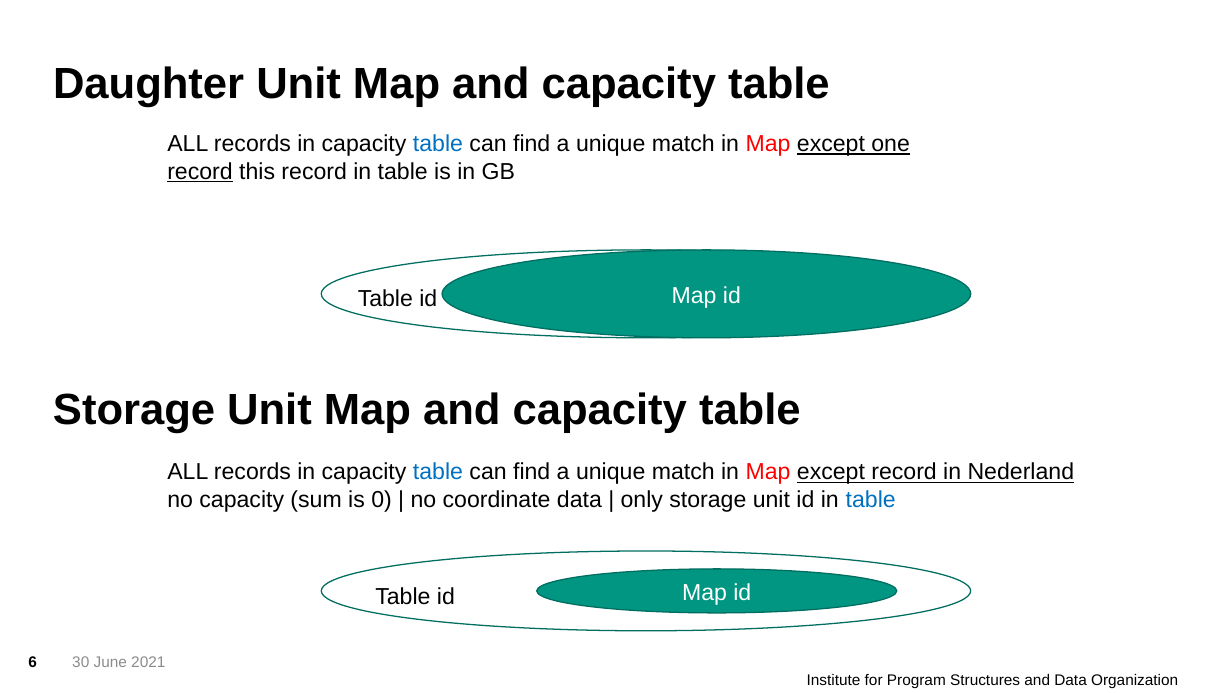
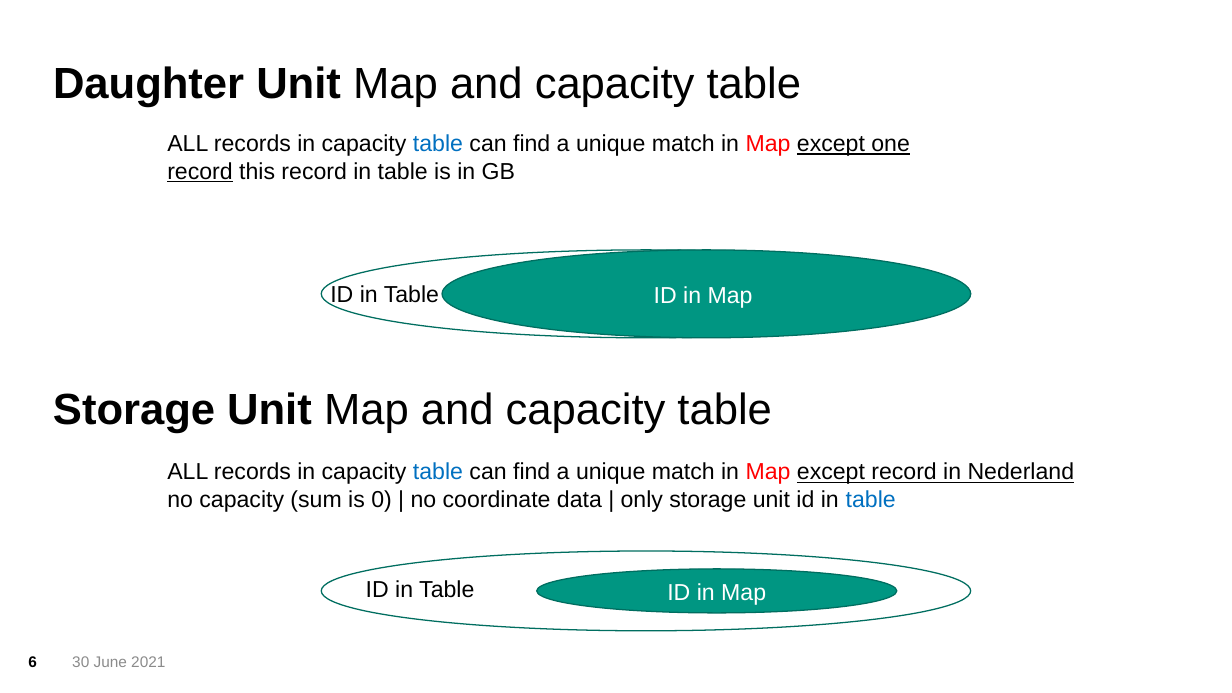
Before and after one commit to ericzhou571/Co2Storage, a slide deck: slide 6 of CO2Storage.pptx. Drawn at 1232x693 pixels with LibreOffice and Linux fonts; fonts in the diff are those of the drawing; background and template pictures are left out. Boxes give left, top, right and bottom in pixels: in the first picture for what was removed or moved away, otherwise in the second. Text is boxed around its words. In the diff, an @@ line names an element or a change of style, - is before the commit and + after.

```diff
--- a/CO2Storage.pptx
+++ b/CO2Storage.pptx
@@ title "Daughter Unit Map and capacity ..." at (53, 66, 801, 107): bold off in "Map and capacity table" @@
@@ text at (330, 284, 439, 308): text changed @@
-Table id
+ID in Table
@@ text in ellipse at (654, 286, 753, 308): text changed @@
-Map id
+ID in Map
@@ text "Storage Unit Map and capacity ..." at (53, 392, 771, 433): bold off in "Map and capacity table" @@
@@ text at (366, 580, 474, 598): text changed @@
-Table id
+ID in Table
@@ text in ellipse at (667, 583, 766, 605): text changed @@
-Map id
+ID in Map
@@ text removed at (807, 674, 1178, 688) @@
-Institute for Program Structures and Data Organization
```
Also in this commit, not shown: 6 other slides changed, 2 slides added, 1 slide removed, 17 other files.
